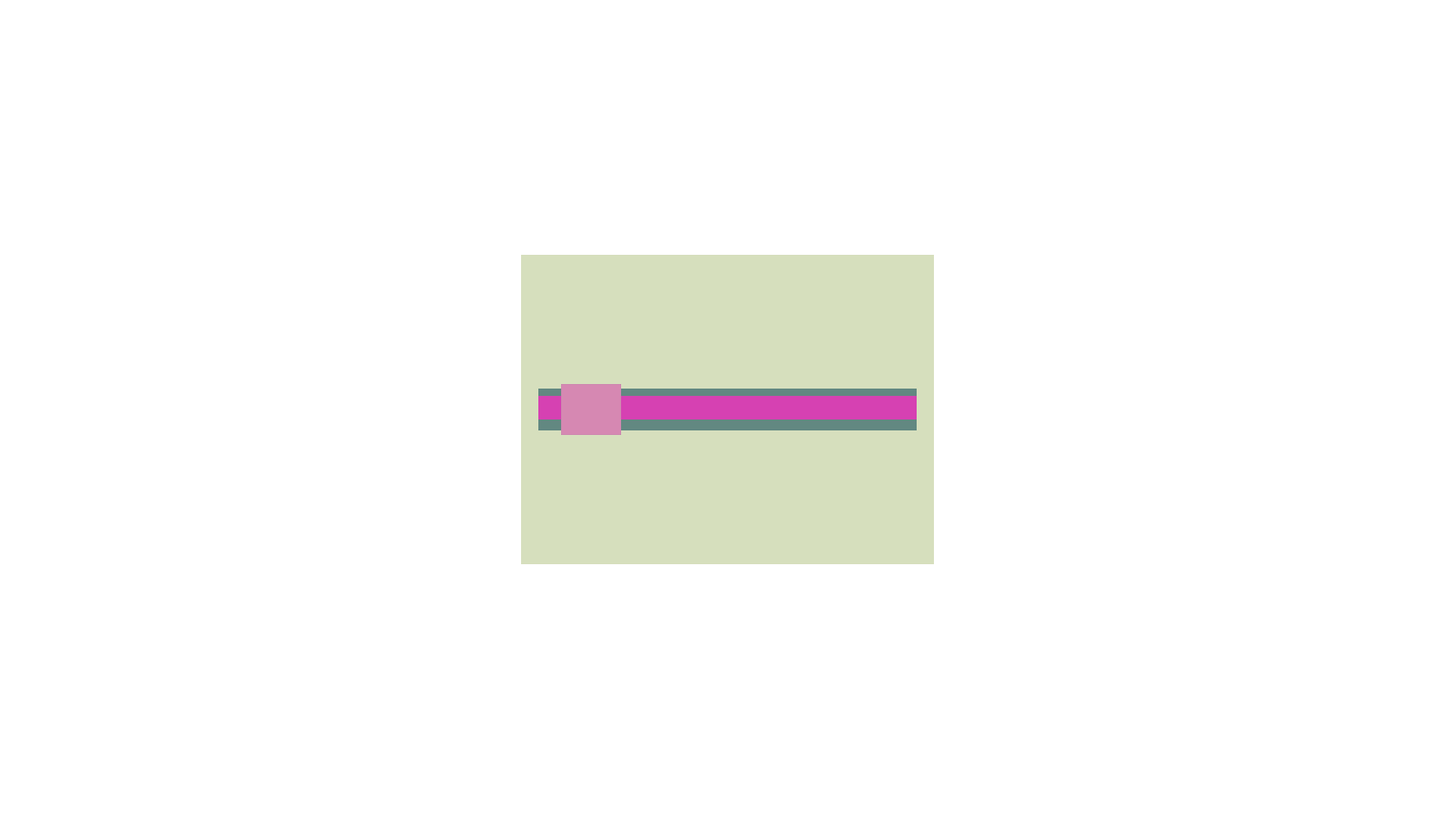
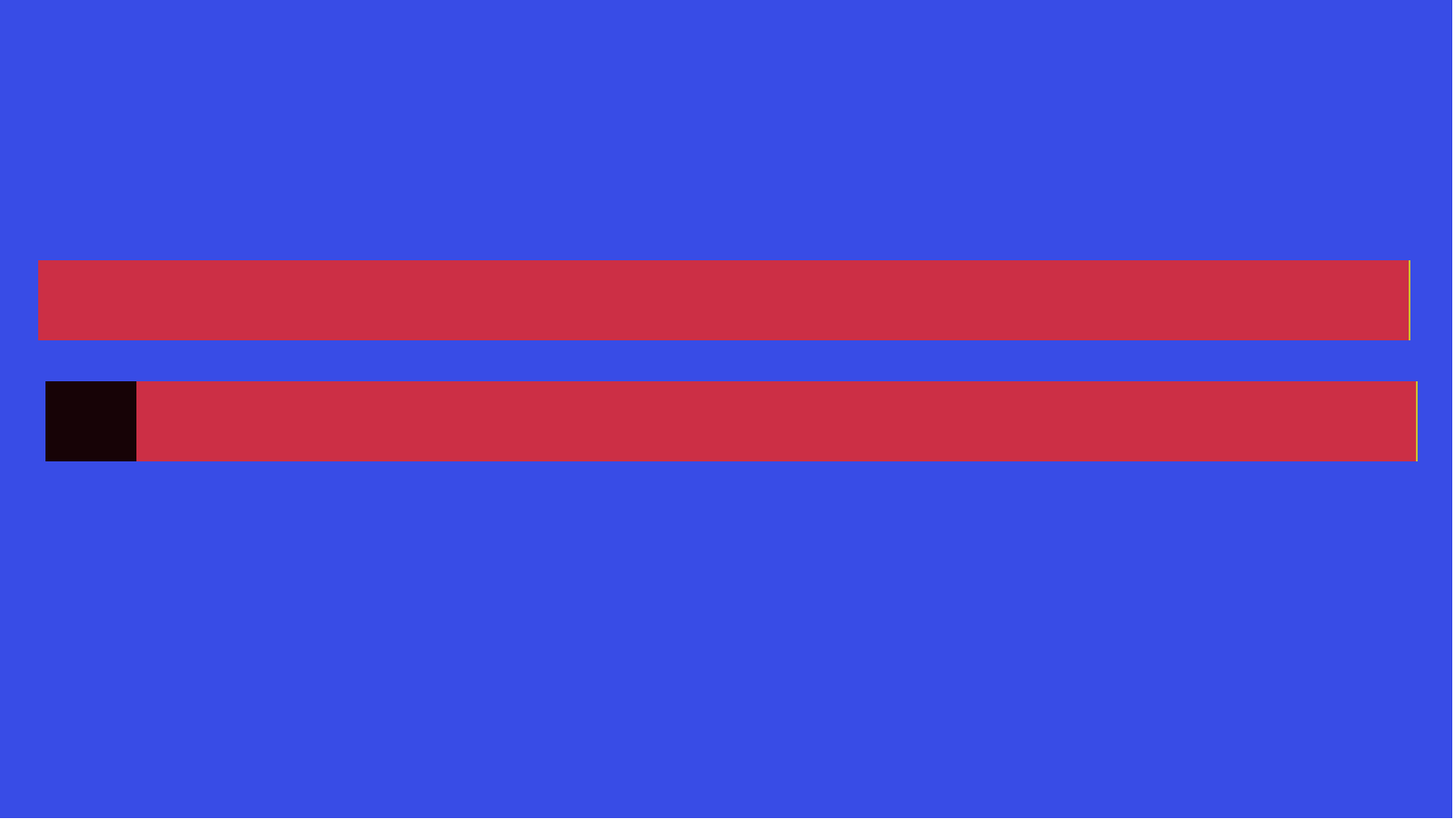
Layers edited between the first and the second 1455 × 819 image:
added group "testSlider@Slider:L" (1st of 2, in "SliderTemp@Panel") with 2 layers in group "SliderTemp@Panel" over [38, 260, 1411, 341]
added layer "f_red" (1st of 2, in "SliderTemp@Panel" › "testSlider@Slider:L") in group "testSlider@Slider:L" over [38, 260, 1409, 341]
added layer "b_yellow" (1st of 2, in "SliderTemp@Panel" › "testSlider@Slider:L") in group "testSlider@Slider:L" over [40, 260, 1411, 341]
removed layer "Handle" from group "testSlider@Slider:R" over [561, 383, 622, 435]
removed layer "Full" from group "testSlider@Slider:R" over [538, 395, 917, 420]
removed layer "Background" (1st of 2, in "SliderTemp@Panel" › "testSlider@Slider:R") from group "testSlider@Slider:R" over [538, 400, 917, 420]
removed layer "@Size" from group "testSlider@Slider:R" over [538, 388, 917, 431]
removed layer "Background" (2nd of 2, in "SliderTemp@Panel") from group "SliderTemp@Panel" over [521, 254, 935, 564]
added layer "h_dark" in group "testSlider@Slider:L" over [45, 381, 137, 462]
added layer "f_red" (2nd of 2, in "SliderTemp@Panel" › "testSlider@Slider:L") in group "testSlider@Slider:L" over [45, 381, 1417, 462]
added layer "b_yellow" (2nd of 2, in "SliderTemp@Panel" › "testSlider@Slider:L") in group "testSlider@Slider:L" over [48, 381, 1419, 462]
added layer "b_blue" in group "SliderTemp@Panel" over [0, 0, 1453, 818]
